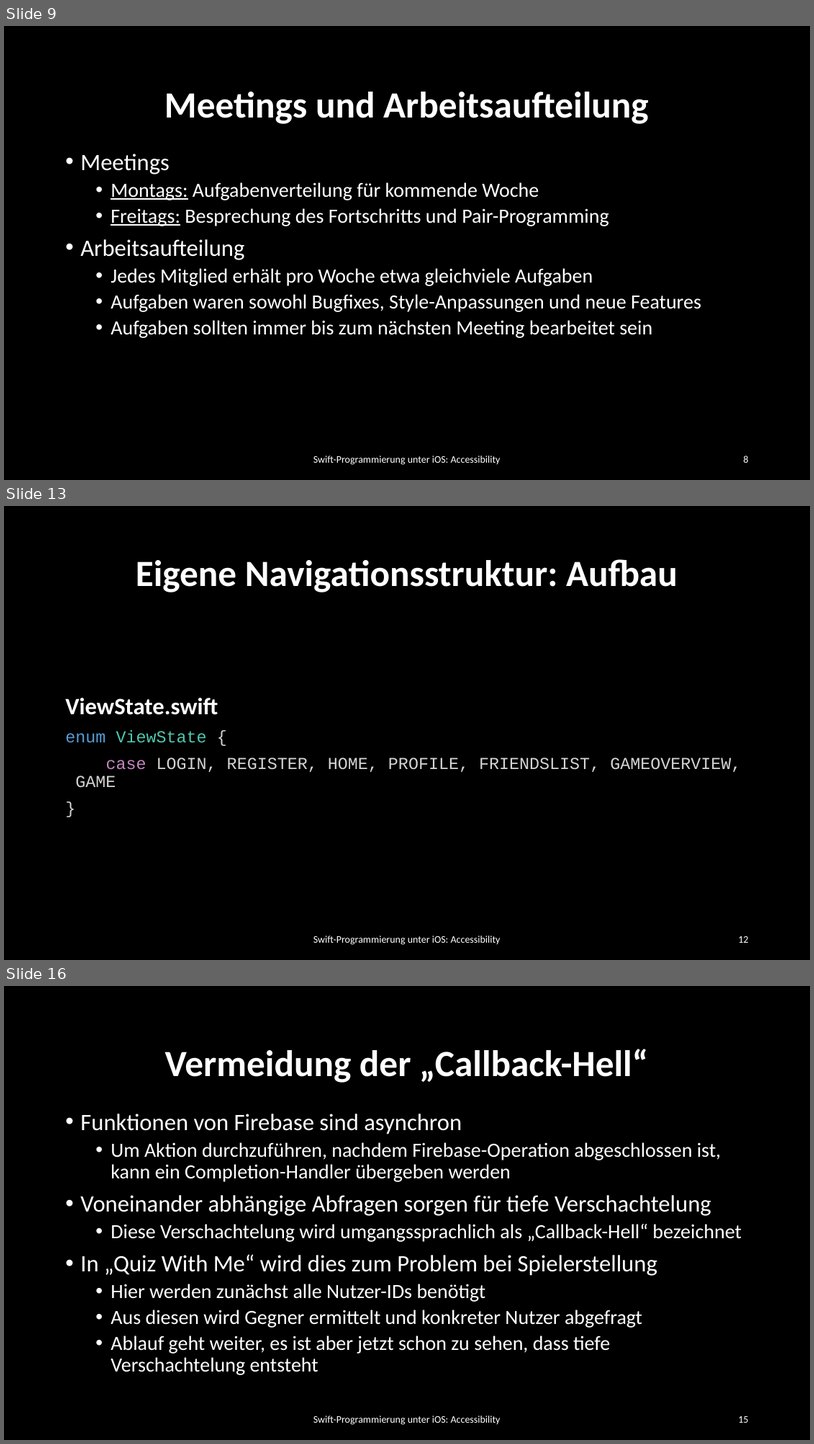
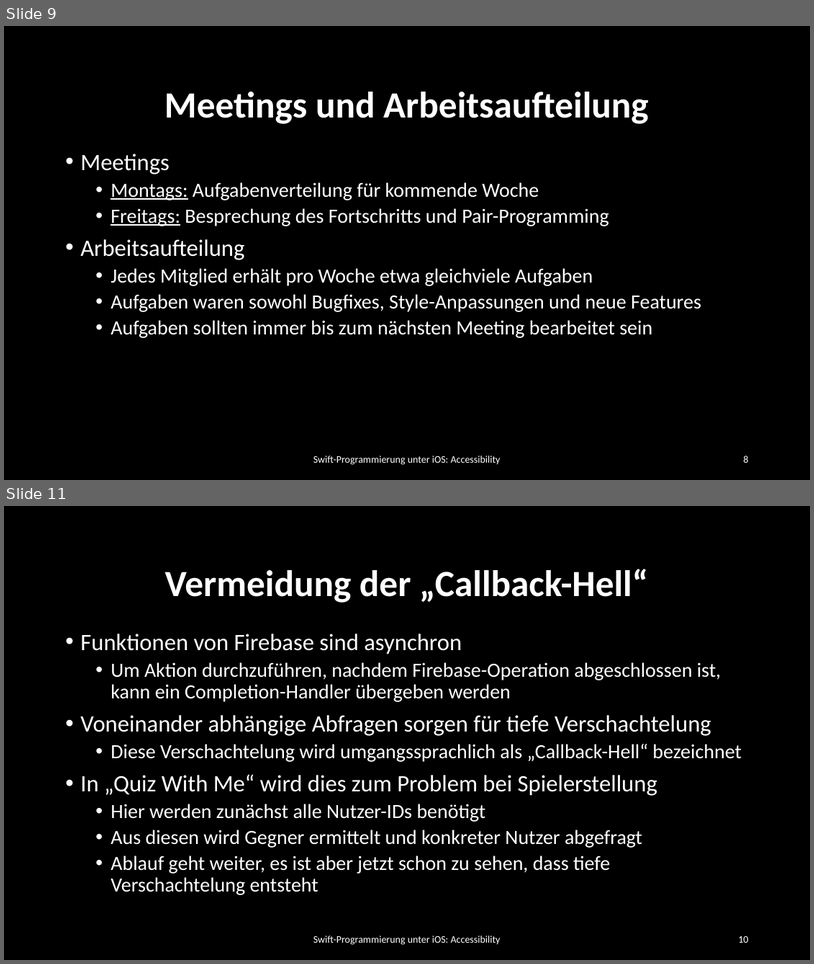
Before and after one commit to dspengler99/Quiz-With-Me, a slide deck: Präsentation/Quiz With Me.pptx. Shown one above the other, each under a label of ours: slides 9, 13 and 16 before the commit, slides 9 and 11 after it; the slides between them are not shown. The pictures are 814x1444 and 814x964 pixels, drawn with LibreOffice and Linux fonts; fonts in the diff are those of the drawing; background and template pictures are left out. Boxes give left, top, right and bottom in pixels: in the first picture for what was removed or moved away, otherwise in the second. Text is boxed around its words. In the diff, an @@ line names an element or a change of style, - is before the commit and + after.

```diff
--- a/Präsentation/Quiz With Me.pptx
+++ b/Präsentation/Quiz With Me.pptx
@@ slide 13 removed at [4,506,810,960], background #000000 @@
@@ title removed at [136,559,678,592] @@
-Eigene Navigationsstruktur: Aufbau
@@ text removed at [65,698,741,788] @@
-ViewState.swift
-enum ViewState {
-case LOGIN, REGISTER, HOME, PROFILE, FRIENDSLIST, GAMEOVERVIEW, GAME
-}
@@ text removed at [314,935,501,944] @@
-Swift-Programmierung unter iOS: Accessibility
@@ page number removed at [738,936,748,942] @@
-12
@@ what was slide 16 is now slide 11 @@
@@ page number at [738,936,748,942]: text changed @@
-15
+10
```
Also in this commit, not shown: 5 slides changed, 4 other slides removed.
